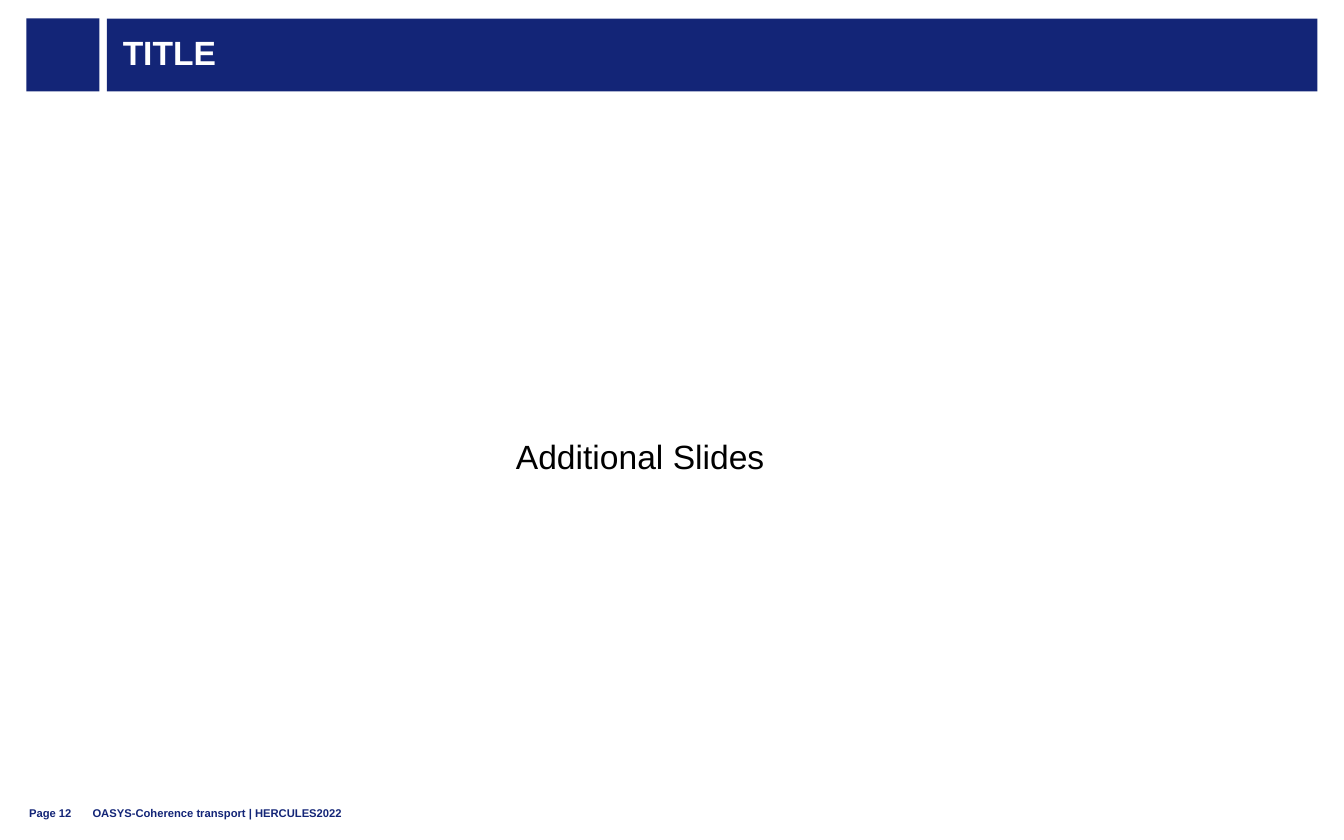
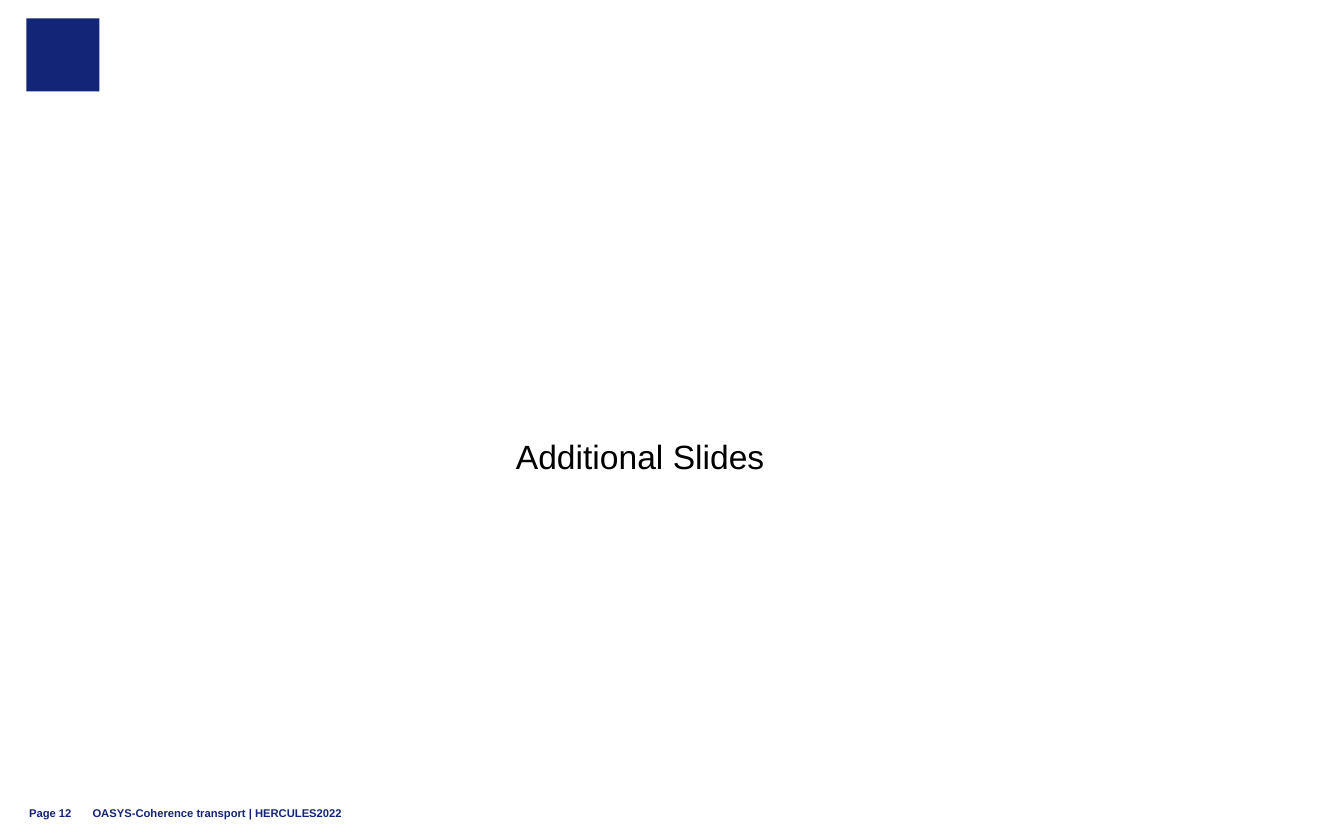
Before and after one commit to oasys-esrf-kit/oasys_hercules, a slide deck: slide 12 of 2022/hercules2022_C_photon_transport.pptx. Drawn at 1344x840 pixels with LibreOffice and Linux fonts; fonts in the diff are those of the drawing; background and template pictures are left out. Boxes give left, top, right and bottom in pixels: in the first picture for what was removed or moved away, otherwise in the second. Text is boxed around its words. In the diff, an @@ line names an element or a change of style, - is before the commit and + after.

```diff
--- a/2022/hercules2022_C_photon_transport.pptx
+++ b/2022/hercules2022_C_photon_transport.pptx
@@ title removed at [108,19,1318,91] @@
-TITLE
```
Also in this commit, not shown: 5 other slides changed, 3 other files.
